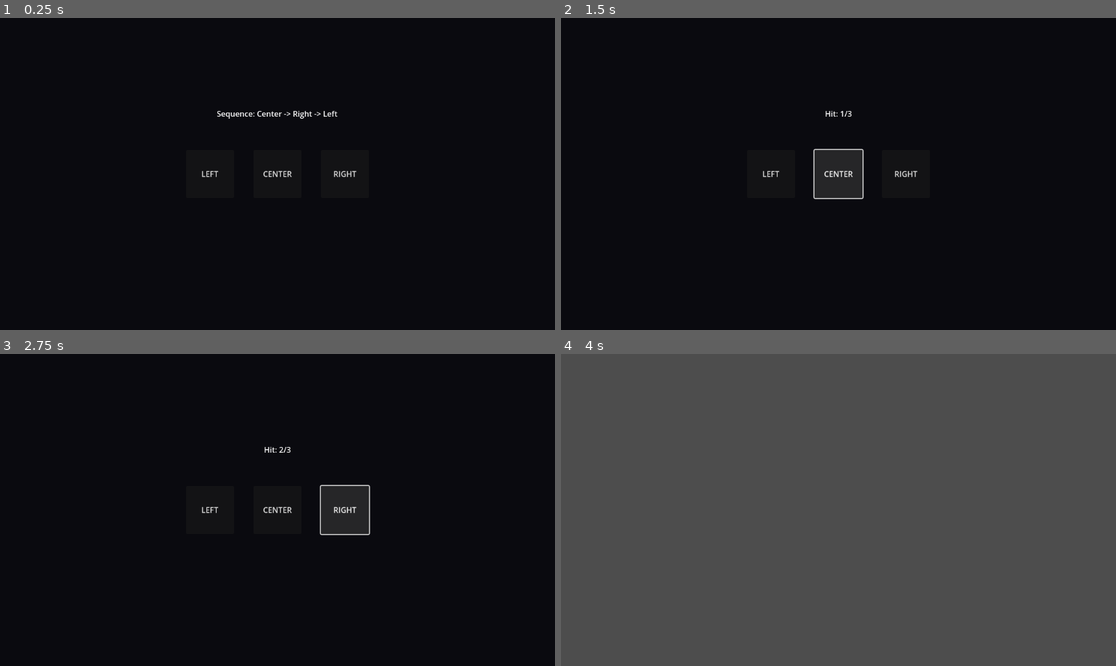
Above: before the commit, frames 1-4 (two rows, left to right).
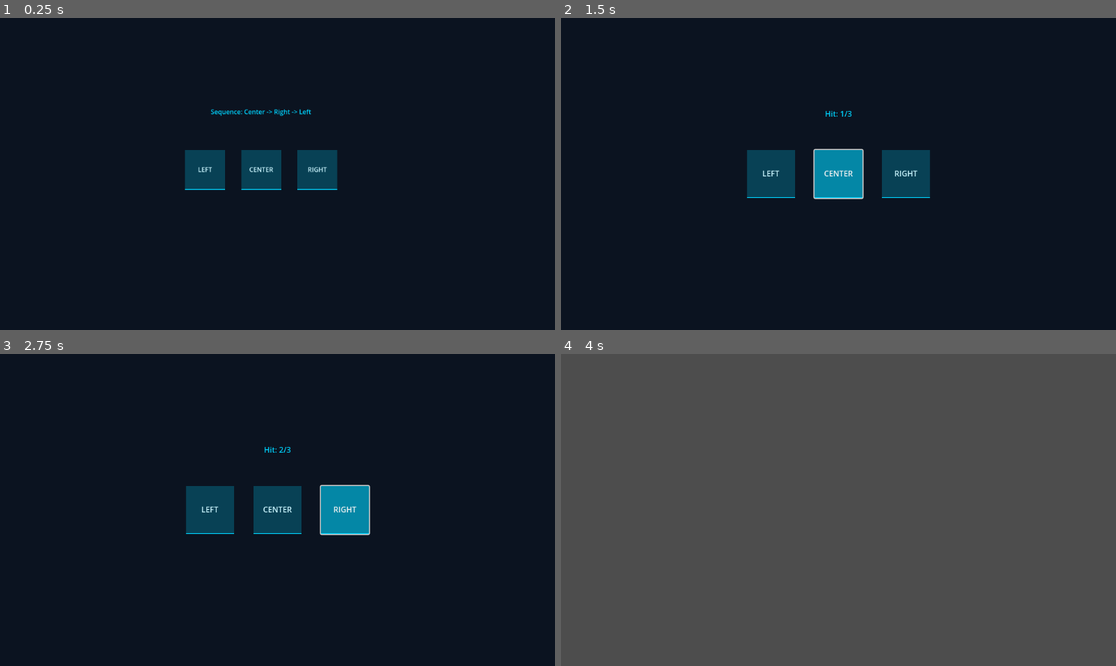
Above: after the commit, the same moments.

Repository: ITTYBITTYBITES/2-second-witness-mobile
Game: Godot game, scene res://scenes/scenarios/MemoryCascade.tscn
Two runs of this game, one before a commit and one after it. Both use one fixed random seed, a clock stepped at 60 frames per second and the inputs below. This scene is started directly instead of the project's main scene.
Inputs (mouse positions are in pixels of both pictures, inside the frame that each line leads up to):
- Up to frame 1 (0.25 s): no input
- Up to frame 2 (1.5 s): click "LEFT" at 0.5 s; click "CENTER" at 1.25 s
- Up to frame 3 (2.75 s): click "RIGHT" at 2 s
- Up to frame 4 (4 s): click "LEFT" at 2.75 s; tap Enter at 3.5 s; move the mouse to (960, 494) at 3.52 s; click (960, 494) at 3.67 s; tap Space at 3.77 s

The runs differ from the first frame. In frame 1, 3.2% of the frame differs, in the area x 33-65%, y 29-56%; in frame 2, 4.1%, in the area x 33-67%, y 29-58%; in frame 3, 4.0%; in frame 4, nothing differs.

Commit message:
test: wire StyleInjector to MemoryCascade scenario for semantic UI rendering validation

Diff:
--- a/scripts/scenarios/MemoryCascade.gd
+++ b/scripts/scenarios/MemoryCascade.gd
@@ -13,6 +13,11 @@
 
 func _ready():
 	print("[MEMORY CASCADE] Entering the Void. Spike Initiated.")
+
+	# Apply Semantic UI Styling
+	var resolver = ThemeResolver.new()
+	var style = resolver.resolve_theme({"universe": "science_lab", "type": "memory_cascade", "difficulty": 2})
+	StyleInjector.apply(style, self)
 	feedback_label.text = "Sequence: Center -> Right -> Left"
 
 	btn_left.pressed.connect(func(): _on_btn_pressed(0))
--- a/scripts/ui/ThemeResolver.gd
+++ b/scripts/ui/ThemeResolver.gd
@@ -53,12 +53,11 @@
 	var base_palette = universe_palettes.get(universe, universe_palettes["science_lab"])
 	var task_profile = task_profiles.get(type, task_profiles["rapid_classification"])
 
-	# Difficulty modulates motion and contrast natively
-	var active_contrast = task_profile["contrast_boost"] * (1.0 + (difficulty * 0.1))
+	var active_contrast = task_profile.get("contrast_boost", 1.0) * (1.0 + (float(difficulty) * 0.1))
 
 	return {
 		"palette": base_palette,
-		"motion_curve": task_profile["motion"],
-		"layout_density": task_profile["density"],
+		"motion_curve": task_profile.get("motion", MotionProfile.FAST_SNAP),
+		"layout_density": task_profile.get("density", DensityProfile.MINIMAL),
 		"computed_contrast": active_contrast
 	}
Not shown, changed: tests/architecture/run_protocol_7.sh
